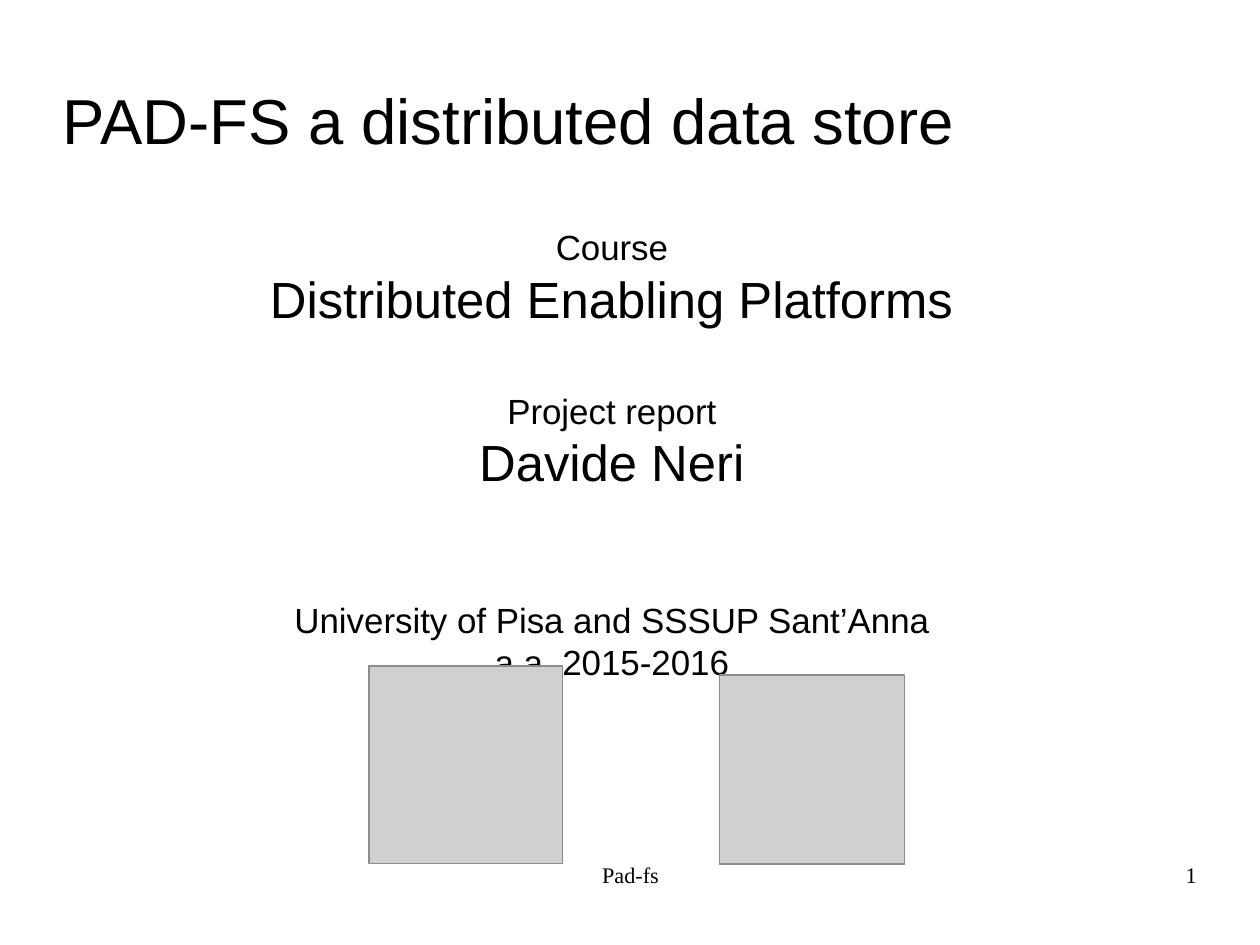
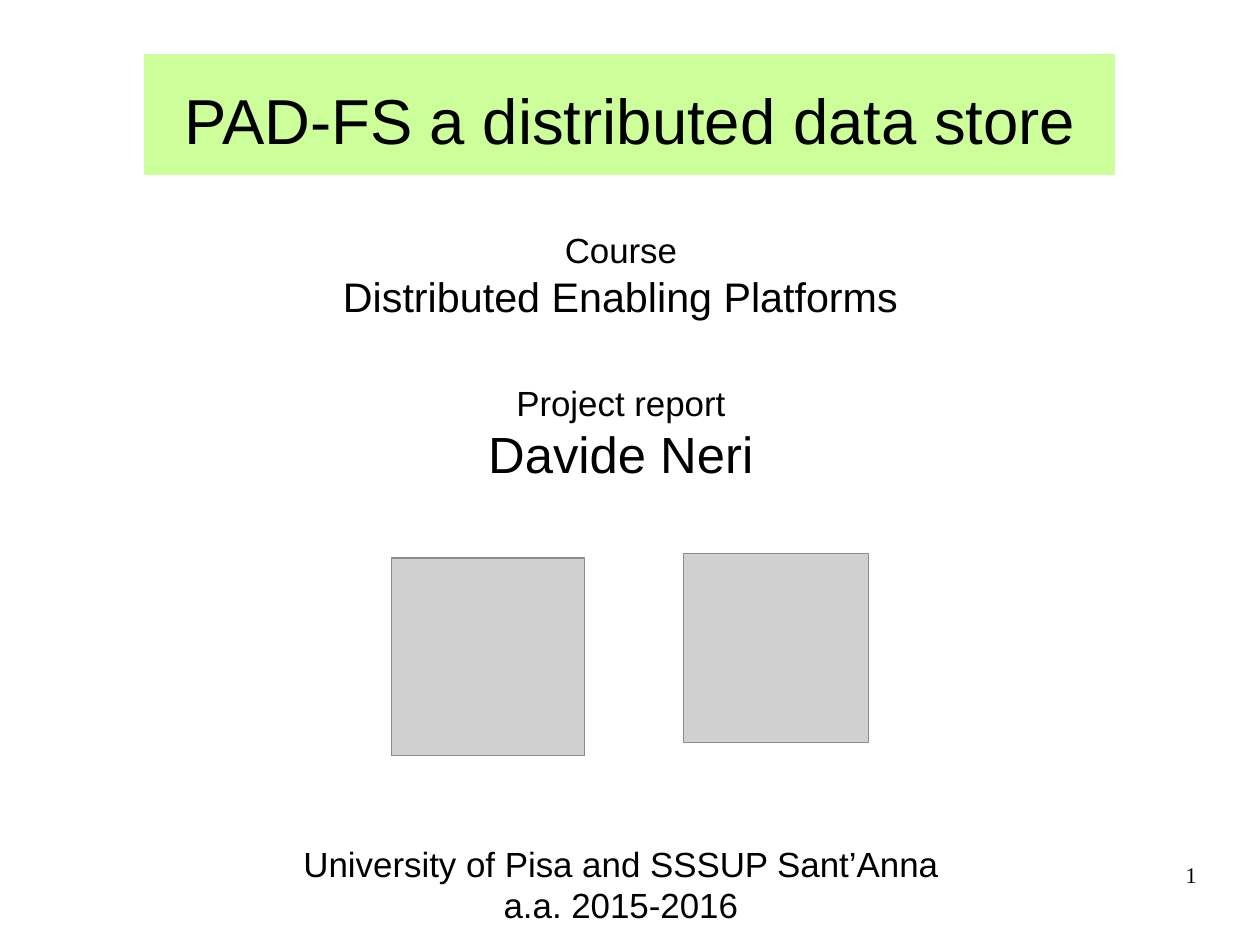
Before and after one commit to bhyvex/PAD-FileSystem, a slide deck: slide 1 of docs/Pad-fs_slides/Pad-fs_Neri.odp. Drawn at 1260x945 pixels with LibreOffice and Linux fonts; fonts in the diff are those of the drawing; grey boxes stand for pictures; background and template pictures are left out. Boxes give left, top, right and bottom in pixels: in the first picture for what was removed or moved away, otherwise in the second. Text is boxed around its words. In the diff, an @@ line names an element or a change of style, - is before the commit and + after.

```diff
--- a/docs/Pad-fs_slides/Pad-fs_Neri.odp
+++ b/docs/Pad-fs_slides/Pad-fs_Neri.odp
@@ title "PAD-FS a distributed data store" at <box>185,98,1075,145</box>: alignment left to centre @@
@@ rectangle added at <box>144,54,1116,175</box>, fill #CCFF99, outline #FFFFFF 0 pt @@
@@ subtitle "Course": place and size @@
-subtitle "Course" at <box>270,235,952,682</box>
+subtitle "Course" at <box>303,238,938,919</box>
@@ subtitle at <box>343,282,898,320</box>: size 32 to 26 pt in "Distributed Enabling Platforms" @@
@@ picture: place and size @@
-picture at <box>369,667,564,864</box>
+picture at <box>391,558,585,756</box>
@@ picture: place and size @@
-picture at <box>720,676,906,864</box>
+picture at <box>684,553,869,742</box>
@@ text removed at <box>602,867,659,884</box> @@
-Pad-fs
```
Also in this commit, not shown: 14 other slides changed, 1 slide added, 1 other file.
